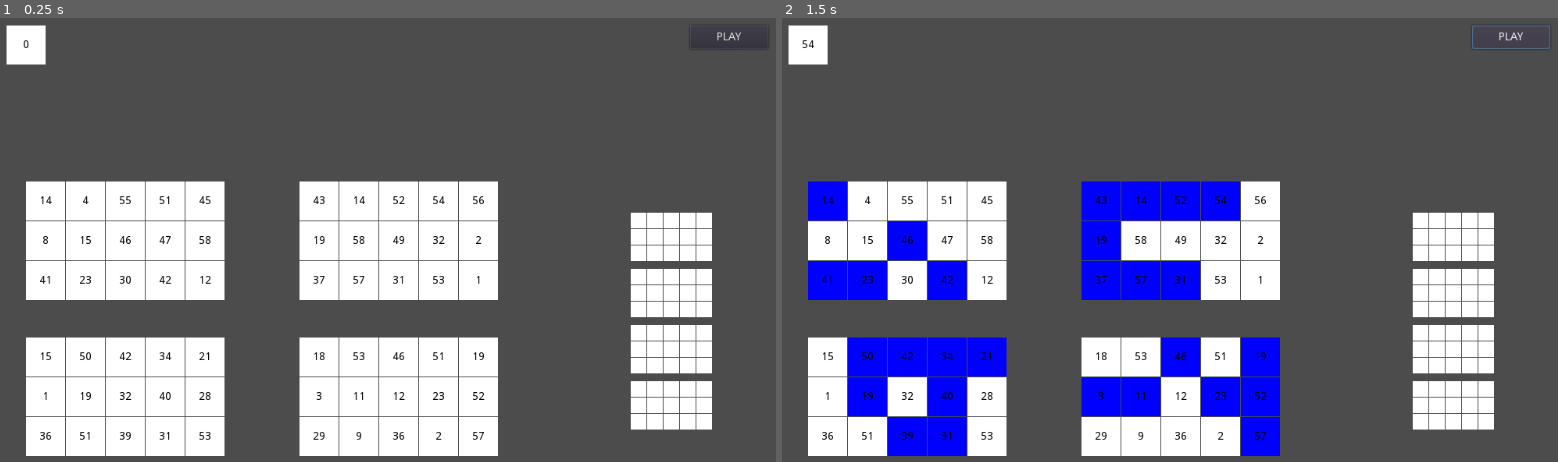
Above: before the commit, frames 1-2 (left to right).
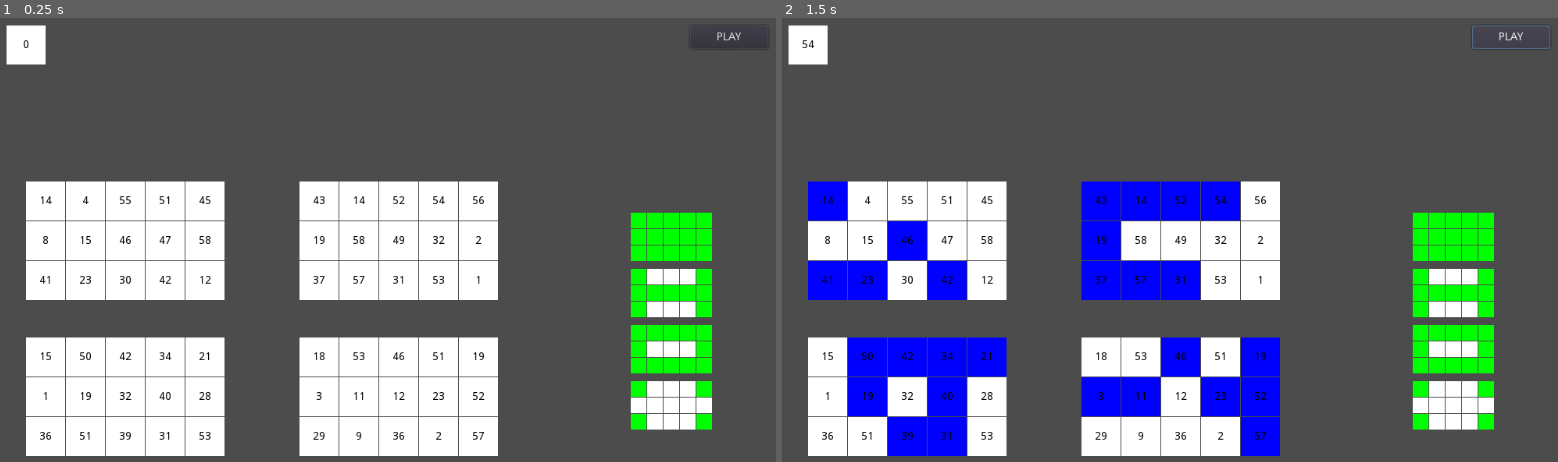
Above: after the commit, the same moments.

Repository: rosemunho/videobingo
Game: Godot game, scene res://Main.tscn
The game is run twice, just before and just after one commit, with the same random seed, the same clock (stepped at 60 frames per second) and the same inputs.
Inputs:
- Up to frame 1 (0.25 s): no input
- Up to frame 2 (1.5 s): click "PLAY" at 0.5 s; click "PLAY" at 1.25 s

The runs differ from the first frame. In frame 1, 3.1% of the frame differs, in the area x 81-92%, y 43-93%; in frame 2, 3.1%.

Commit message:
Dynamic prizetable from array. Removed some logs!

Diff:
--- a/Card.gd
+++ b/Card.gd
@@ -21,14 +21,12 @@
 func generate_card():
 	var cell
 	var cell_num
-	print(self.get_name())
 	for i in 15:
 		generate_value()
 		cell = get_node("CellContainer/Cell" + str(i+1))
 		cell.num = cells[i]
 		cell_num = cell.get_node("Num")
 		cell_num.text = str(cells[i])
-		print(str(i) + ": " + str(cell.num))
 
 func generate_value():
 	var found = false
--- a/CellCard.gd
+++ b/CellCard.gd
@@ -7,7 +7,6 @@
 
 func test_value(ball_num):
 	if ball_num == num:
-		print(str(num) + ": It's a match")
 		curr_status = Status.HIT
 		update_color()
 		emit_signal("cell_matched")
--- a/Main.tscn
+++ b/Main.tscn
@@ -1,7 +1,6 @@
-[gd_scene load_steps=6 format=2]
+[gd_scene load_steps=5 format=2]
 
 [ext_resource path="res://Card.tscn" type="PackedScene" id=1]
-[ext_resource path="res://Prize.tscn" type="PackedScene" id=2]
 [ext_resource path="res://Extractor.gd" type="Script" id=3]
 [ext_resource path="res://Prizetable.gd" type="Script" id=4]
 
@@ -81,24 +80,4 @@
 "_edit_use_anchors_": false
 }
 
-[node name="Prize1" parent="Prizetable" instance=ExtResource( 2 )]
-margin_top = 0.0
-margin_right = 200.0
-margin_bottom = 62.0
-
-[node name="Prize2" parent="Prizetable" instance=ExtResource( 2 )]
-margin_top = 72.0
-margin_right = 200.0
-margin_bottom = 134.0
-
-[node name="Prize3" parent="Prizetable" instance=ExtResource( 2 )]
-margin_top = 144.0
-margin_right = 200.0
-margin_bottom = 206.0
-
-[node name="Prize4" parent="Prizetable" instance=ExtResource( 2 )]
-margin_top = 216.0
-margin_right = 200.0
-margin_bottom = 278.0
-
 [connection signal="pressed" from="PlayButton" to="BallTray" method="on_play_btn_clicked"]
--- a/Prize.gd
+++ b/Pattern.gd
@@ -1,11 +1,8 @@
 extends Container
 
-# Prize pattern:
-# + for a prize cell
-# - for an empty cell
 var pattern = []
 
-func connect_prize_signals():
+func _ready():
 	var cells = $CellContainer
 	var cell
 	for i in 15:
--- a/Prize.tscn
+++ b/Pattern.tscn
@@ -1,6 +1,6 @@
 [gd_scene load_steps=3 format=2]
 
-[ext_resource path="res://Prize.gd" type="Script" id=1]
+[ext_resource path="res://Pattern.gd" type="Script" id=1]
 [ext_resource path="res://Cell.gd" type="Script" id=2]
 
 [node name="Prize" type="Container"]
--- a/Prizetable.gd
+++ b/Prizetable.gd
@@ -1,6 +1,11 @@
 extends VBoxContainer
 
-var prizes = [
+var pattern_scene = preload("res://Pattern.tscn")
+
+# Prize pattern:
+# + for a prize cell
+# - for an empty cell
+var prize_patterns = [
 	[ #BINGO
 		"+", "+", "+", "+", "+",
 		"+", "+", "+", "+", "+",
@@ -24,4 +29,7 @@
 ]
 
 func _ready():
-	pass
+	for pattern in prize_patterns:
+		var pattern_instance = pattern_scene.instance()
+		pattern_instance.pattern = pattern
+		add_child(pattern_instance, true)
